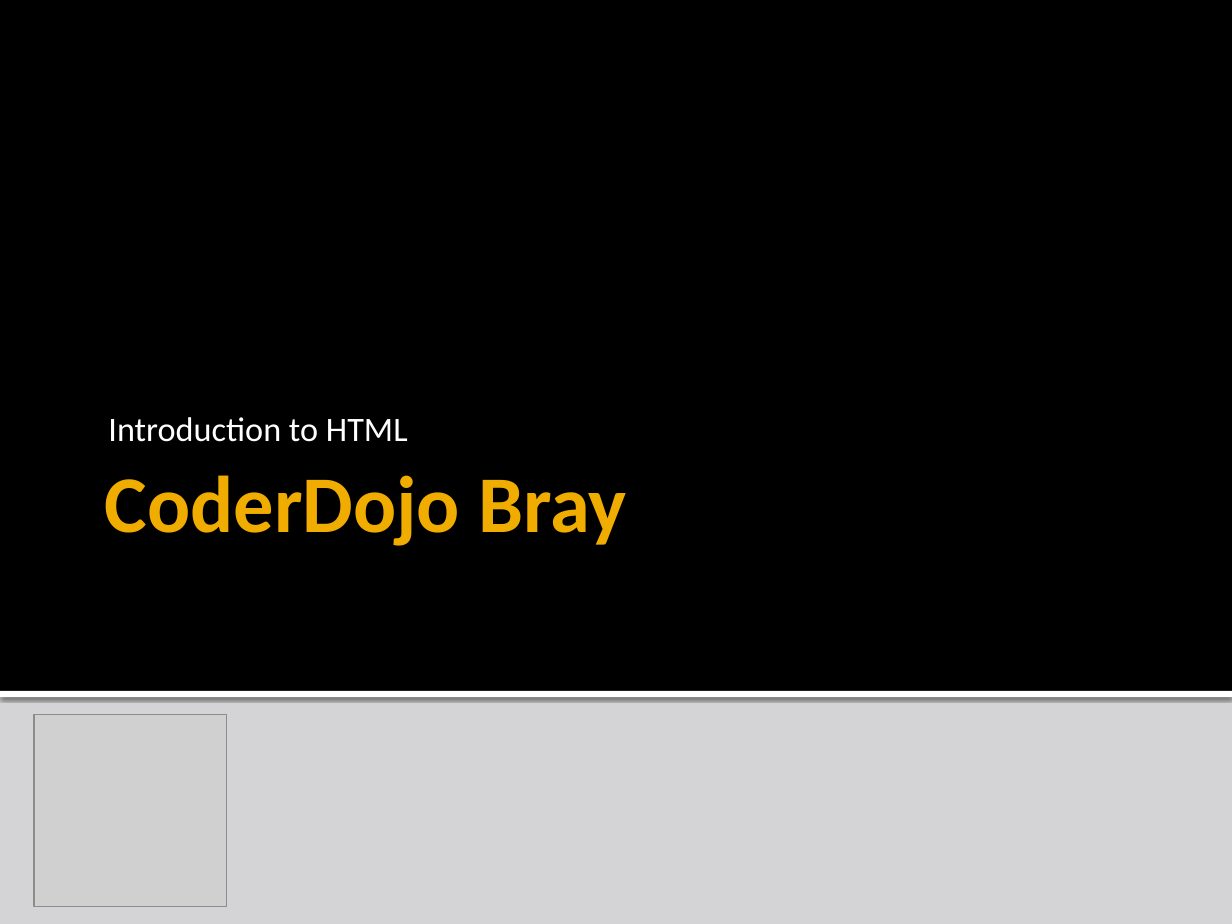
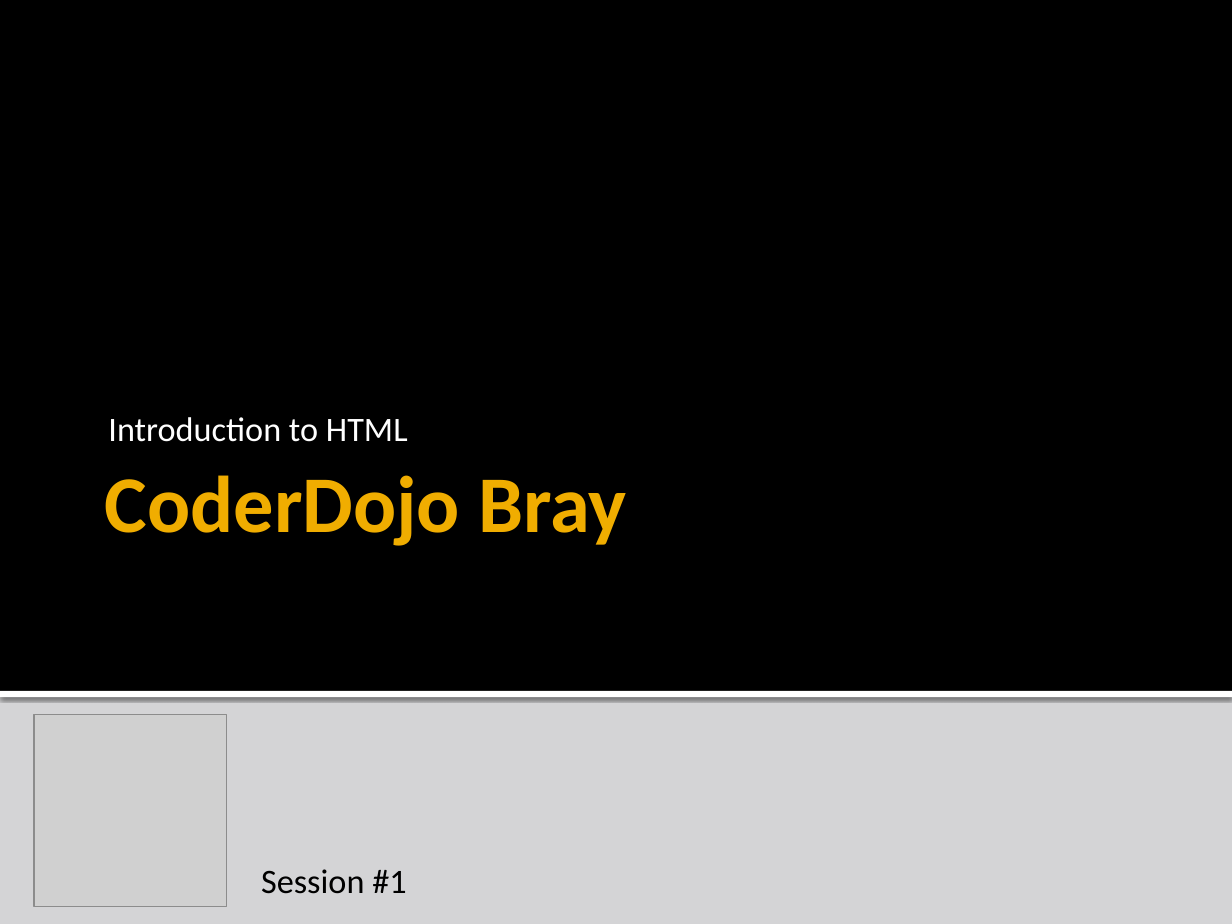
Before and after one commit to liamf/coderdojo-bray, a slide deck: slide 1 of html/presentations/CoderDojoBrayHTML_session1.pptx. Drawn at 1232x924 pixels with LibreOffice and Linux fonts; fonts in the diff are those of the drawing; grey boxes stand for pictures. Boxes give left, top, right and bottom in pixels: in the first picture for what was removed or moved away, otherwise in the second. Text is boxed around its words. In the diff, an @@ line names an element or a change of style, - is before the commit and + after.

```diff
--- a/html/presentations/CoderDojoBrayHTML_session1.pptx
+++ b/html/presentations/CoderDojoBrayHTML_session1.pptx
@@ text added at [261, 869, 406, 894], 20 pt, text #000000 @@
+Session #1
```
Also in this commit, not shown: 13 other files.
